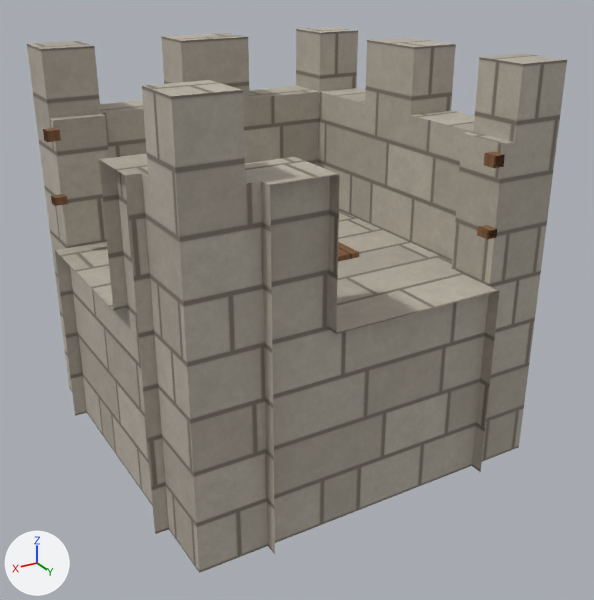
The FBX model Assets/Content/Landscape/Models/Castle/Tower_Top_Concave.fbx as it was, and as the next commit left it.
Before and after are seen from a 50 mm camera at (3.01, 5.29, 3.69) aimed at (-0.02, 0.26, 1.17). Arrows for +X, +Y and +Z are at lower left; the lights stay in place. The first picture is the older version. Where no turn or scale is listed for an object, it has been applied to the vertices.

Names of what the first picture shows: 'Tower_Top_Concave'.
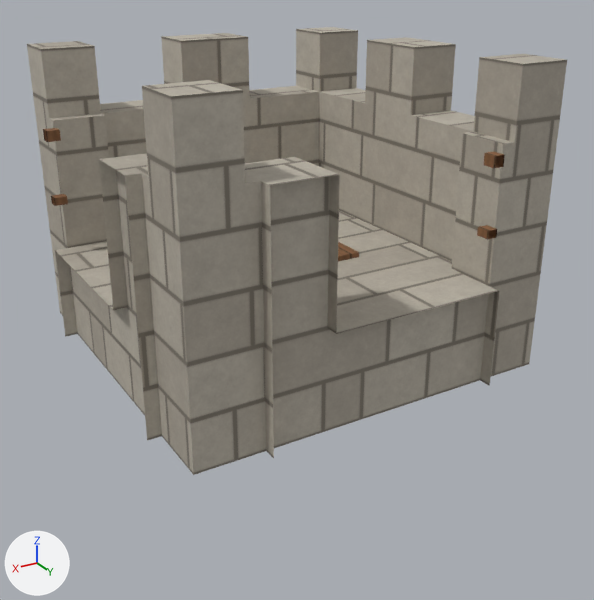
The newer file is also turned or shifted as a whole; pictures and numbers use the older file's frame.

Boxes [x1, y1, x2, y2] around the edits, measured in the pictures (594 x 600 px; the box of a moved part takes in the faces that stretch with it):
'Tower_Top_Concave', reshaped (18% shorter)
    before: [27, 27, 567, 573]
    after: [27, 27, 567, 475]
part 1 of me_tower_top_concave, moved or reshaped
    before: [50, 173, 541, 573]
    after: [50, 173, 541, 475]

The change, as a diff of the scene's bpy script:
```diff
--- a/Assets/Content/Landscape/Models/Castle/Tower_Top_Concave.fbx.py
+++ b/Assets/Content/Landscape/Models/Castle/Tower_Top_Concave.fbx.py
@@ me_tower_top_concave @@
 # used by ob_tower_top_concave; location = (0.0, 0.0, 0.0)
-me_tower_top_concave.from_pydata(...)  # 146 vertices, 97 faces; spans x -1.4..1.5, y -1.4..1.5, z 0.0..3.0
+me_tower_top_concave.from_pydata(...)  # 146 vertices, 97 faces; spans x -1.4..1.5, y -1.4..1.5, z 0.75..3.0
+# me_tower_top_concave part 1: all 12 vertices in x -1.4..1.5, y -1.4..1.5, z 0.0 are moved by (0.0, 0.0, 0.75)
 me_tower_top_concave.materials.append(mat_m_castlestone)
```
